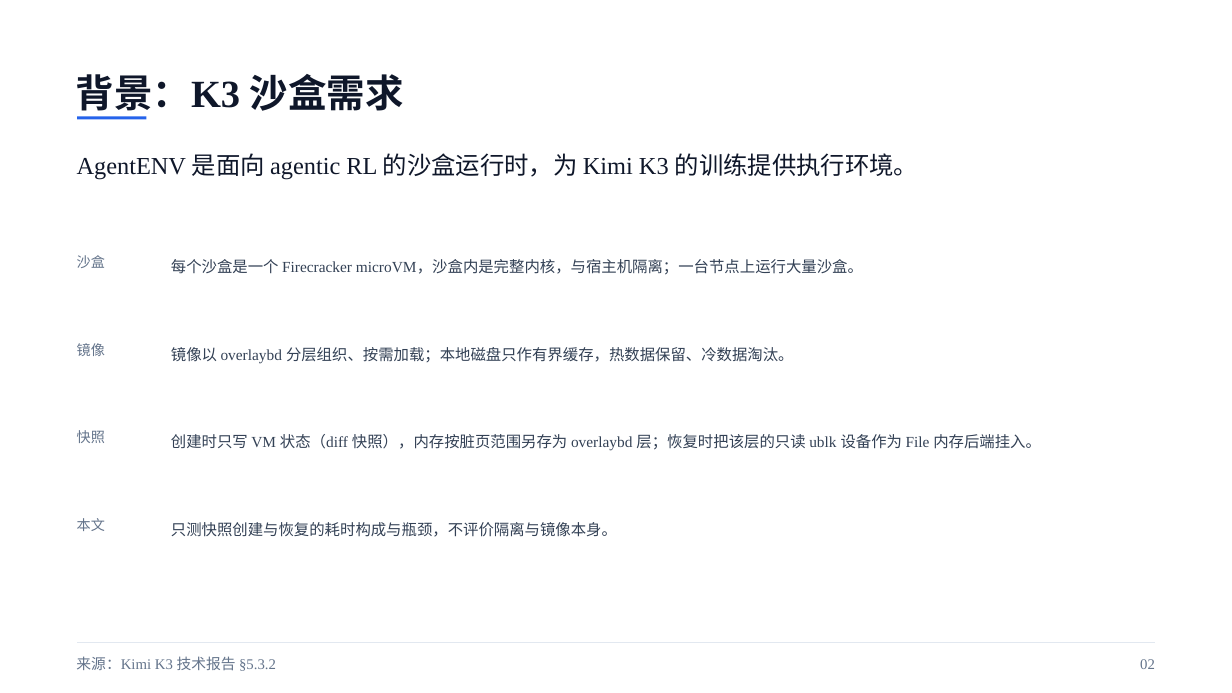
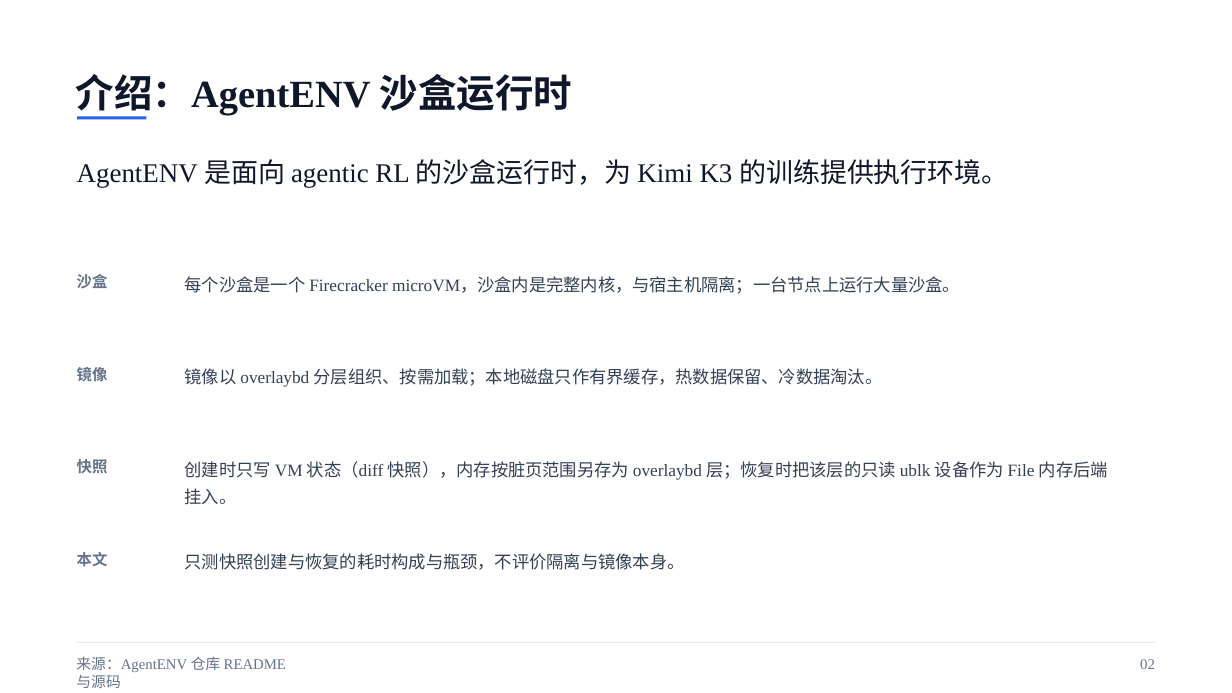
Before and after one commit to liushiqin-647/aenv, a slide deck: slide 2 of agentenv_20261102_polished.pptx. Drawn at 1232x693 pixels with LibreOffice and Linux fonts; fonts in the diff are those of the drawing. Boxes give left, top, right and bottom in pixels: in the first picture for what was removed or moved away, otherwise in the second. Text is boxed around its words. In the diff, an @@ line names an element or a change of style, - is before the commit and + after.

Commit message:
style: 封面排版修正——标题组下移至视觉中心，页脚来源框加宽防溢出

```diff
--- a/agentenv_20261102_polished.pptx
+++ b/agentenv_20261102_polished.pptx
@@ text at box(76, 74, 572, 118): text changed @@
-背景：K3 沙盒需求
+介绍：AgentENV 沙盒运行时
@@ text "AgentENV 是面向 agentic RL 的沙盒运行时，为 ..." at box(77, 159, 1009, 188): size 19 to 21 pt @@
@@ text "每个沙盒是一个 Firecracker microVM，沙盒内是完整内核，与宿主机隔离；一台节点上运行大量沙盒。": place and size @@
-text "每个沙盒是一个 Firecracker microVM，沙盒内是完整内核，与宿主机隔离；一台节点上运行大量沙盒。" at box(171, 259, 863, 275)
+text "每个沙盒是一个 Firecracker microVM，沙盒内是完整内核，与宿主机隔离；一台节点上运行大量沙盒。" at box(185, 276, 960, 294)
@@ text "沙盒": place and size @@
-text "沙盒" at box(77, 255, 105, 268)
+text "沙盒" at box(77, 274, 108, 288)
@@ text "镜像": place and size @@
-text "镜像" at box(77, 343, 105, 356)
+text "镜像" at box(77, 367, 108, 381)
@@ text "镜像以 overlaybd 分层组织、按需加载；本地磁盘只作有界缓存，热数据保留、冷数据淘汰。": place and size @@
-text "镜像以 overlaybd 分层组织、按需加载；本地磁盘只作有界缓存，热数据保留、冷数据淘汰。" at box(171, 347, 794, 363)
+text "镜像以 overlaybd 分层组织、按需加载；本地磁盘只作有界缓存，热数据保留、冷数据淘汰。" at box(185, 368, 883, 387)
@@ text "快照": place and size @@
-text "快照" at box(77, 430, 105, 443)
+text "快照" at box(77, 459, 108, 473)
@@ text "创建时只写 VM 状态（diff 快照），内存按脏页范围另存为 overlaybd ...": place and size @@
-text "创建时只写 VM 状态（diff 快照），内存按脏页范围另存为 overlaybd ..." at box(171, 434, 1041, 451)
+text "创建时只写 VM 状态（diff 快照），内存按脏页范围另存为 overlaybd ..." at box(185, 461, 1108, 505)
@@ size 11 to 12 pt, bold on in 4 elements at box(77, 274, 108, 288), box(77, 367, 108, 381), box(77, 459, 108, 473), box(77, 552, 108, 567) @@
@@ text "本文": place and size @@
-text "本文" at box(77, 518, 105, 531)
+text "本文" at box(77, 552, 108, 567)
@@ size 12 to 13.5 pt in 4 elements at box(185, 276, 960, 294), box(185, 368, 883, 387), box(185, 461, 1108, 505), box(185, 553, 685, 570) @@
@@ text "只测快照创建与恢复的耗时构成与瓶颈，不评价隔离与镜像本身。": place and size @@
-text "只测快照创建与恢复的耗时构成与瓶颈，不评价隔离与镜像本身。" at box(171, 522, 617, 537)
+text "只测快照创建与恢复的耗时构成与瓶颈，不评价隔离与镜像本身。" at box(185, 553, 685, 570)
@@ text at box(76, 656, 286, 688): text changed @@
-来源：Kimi K3 技术报告 §5.3.2
+来源：AgentENV 仓库 README 与源码
```
Also in this commit, not shown: 13 other slides changed.
